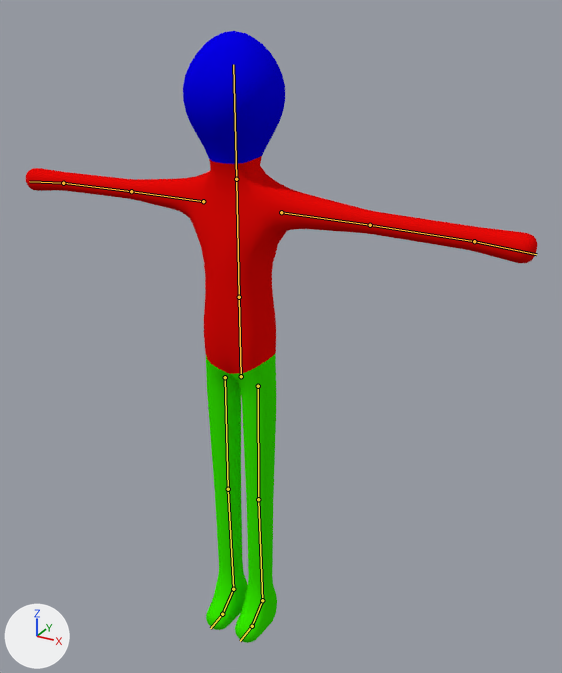
Before and after pictures for a commit that changed the Blender file Assets/Blenders/NOCHuman.blend.
Rendered twice from a 50 mm lens placed at (1.068, -1.704, 1.869), pointed at (0.088, 0.077, 0.978). Arrows for +X, +Y and +Z are at lower left; the lights stay in place. The bones that bend it are drawn over the model as lines.

In view in the first picture: 'Human'.
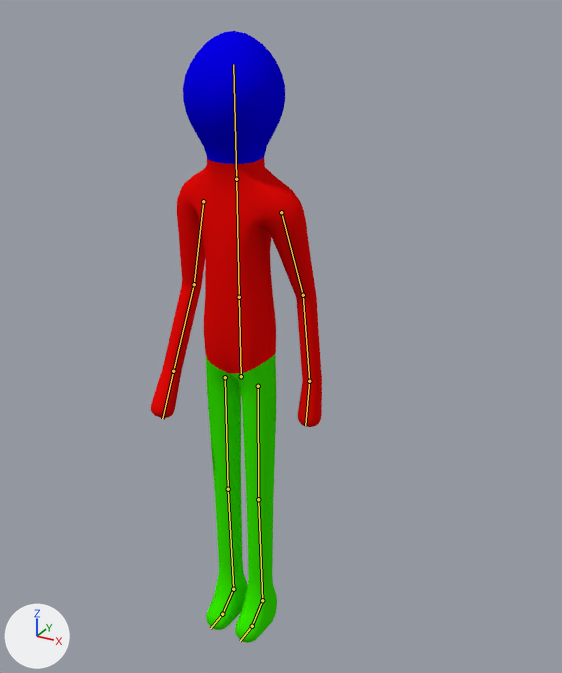
The newer file adds an action. The first version stands in its rest pose; the second is drawn at frame 10 of the action 'HandHoldingWave'.

The change, as a diff of the scene's bpy script:
```diff
--- a/Assets/Blenders/NOCHuman.blend.py
+++ b/Assets/Blenders/NOCHuman.blend.py
@@ bone_upper_arm_l @@
 bone_upper_arm_l = bpy.data.objects['Armature'].pose.bones['Upper Arm.L']  # child of 'Spine'
-bone_upper_arm_l.rotation_quaternion = (1.0, 0.0, 0.0, 0.0)  # degrees (0, 0, 0)
+bone_upper_arm_l.rotation_quaternion = (0.758, -0.071, 0.083, -0.643)  # degrees (-12, 2, -81)
@@ bone_lower_arm_l @@
 bone_lower_arm_l = bpy.data.objects['Armature'].pose.bones['Lower Arm.L']  # child of 'Upper Arm.L'
-bone_lower_arm_l.rotation_quaternion = (1.0, 0.0, 0.0, 0.0)  # degrees (0, 0, 0)
+bone_lower_arm_l.rotation_quaternion = (0.994, 0.104, -0.014, -0.03)  # degrees (12, -1, -4)
@@ bone_hand_l @@
 bone_hand_l = bpy.data.objects['Armature'].pose.bones['Hand.L']  # child of 'Lower Arm.L'
-bone_hand_l.rotation_quaternion = (1.0, 0.0, 0.0, 0.0)  # degrees (0, 0, 0)
+bone_hand_l.rotation_quaternion = (0.998, 0.042, -0.031, -0.038)  # degrees (5, -3, -4)
@@ bone_upper_arm_r @@
 bone_upper_arm_r = bpy.data.objects['Armature'].pose.bones['Upper Arm.R']  # child of 'Spine'
-bone_upper_arm_r.rotation_quaternion = (1.0, 0.0, 0.0, 0.0)  # degrees (0, 0, 0)
+bone_upper_arm_r.rotation_quaternion = (0.762, 0.011, 0.013, 0.647)  # degrees (2, 0, 81)
@@ bone_lower_arm_r @@
 bone_lower_arm_r = bpy.data.objects['Armature'].pose.bones['Lower Arm.R']  # child of 'Upper Arm.R'
-bone_lower_arm_r.rotation_quaternion = (1.0, 0.0, 0.0, 0.0)  # degrees (0, 0, 0)
+bone_lower_arm_r.rotation_quaternion = (0.987, 0.158, 0.02, 0.03)  # degrees (18, 2, 4)
@@ bone_hand_r @@
 bone_hand_r = bpy.data.objects['Armature'].pose.bones['Hand.R']  # child of 'Lower Arm.R'
-bone_hand_r.rotation_quaternion = (1.0, 0.0, 0.0, 0.0)  # degrees (0, 0, 0)
+bone_hand_r.rotation_quaternion = (0.991, 0.091, -0.089, 0.03)  # degrees (10, -10, 2)
```

Boxes (x1, y1, x2, y2) around the edits, measured in the pictures (562 x 673 px):
'Human', posed (66% narrower): before (26, 31, 537, 643); after (151, 31, 322, 643)
bone 'Upper Arm.L', root to tip: before (281, 212) to (370, 225); after (281, 212) to (303, 295)
bone 'Lower Arm.L', root to tip: before (370, 225) to (474, 241); after (303, 295) to (309, 381)
bone 'Hand.L', root to tip: before (474, 241) to (536, 254); after (309, 381) to (305, 425)
bone 'Upper Arm.R', root to tip: before (203, 201) to (131, 191); after (203, 201) to (194, 284)
bone 'Lower Arm.R', root to tip: before (131, 191) to (63, 183); after (194, 284) to (173, 371)
bone 'Hand.R', root to tip: before (63, 183) to (29, 181); after (173, 371) to (162, 419)
